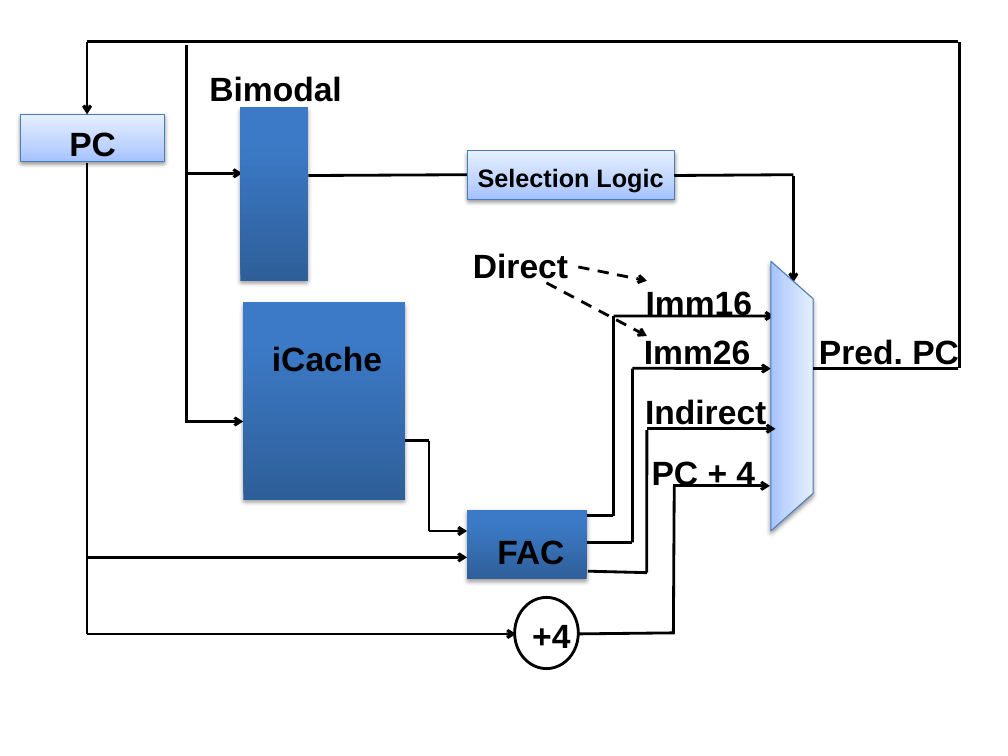
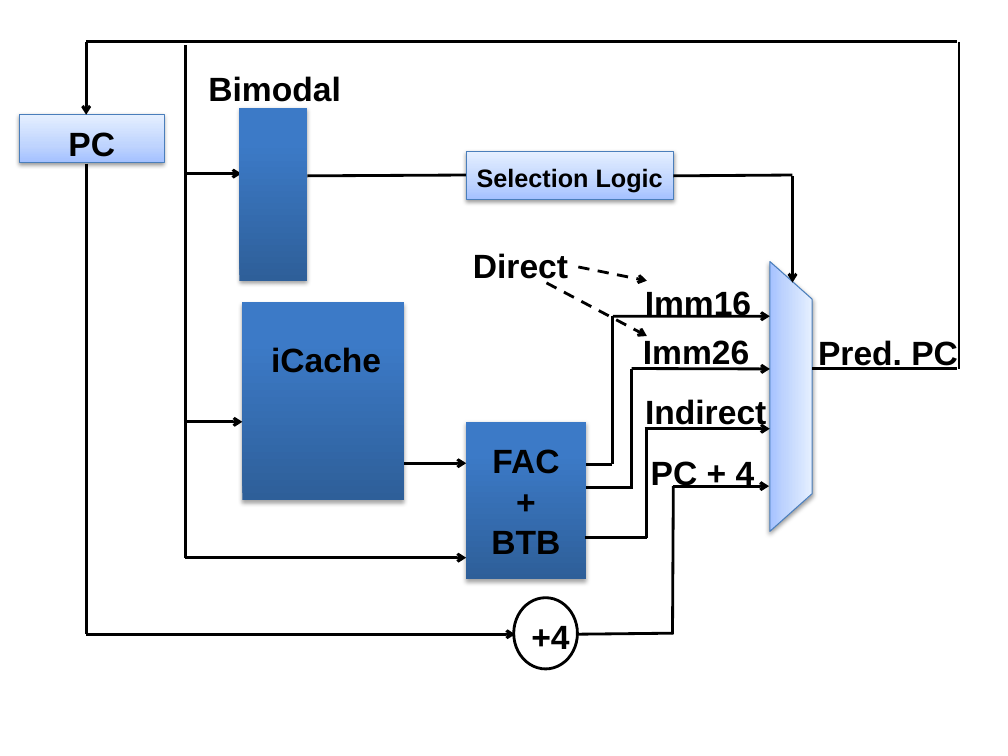
Before and after one commit to peterwudi/di-thesis, a slide deck: slide 1 of Figures/bimodalCP.pptx. Drawn at 1008x756 pixels with LibreOffice and Linux fonts; fonts in the diff are those of the drawing. Boxes give left, top, right and bottom in pixels: in the first picture for what was removed or moved away, otherwise in the second. Text is boxed around its words. In the diff, an @@ line names an element or a change of style, - is before the commit and + after.

```diff
--- a/Figures/bimodalCP.pptx
+++ b/Figures/bimodalCP.pptx
@@ line moved from (186, 44) - (186, 422) to (185, 45) - (185, 557) @@
@@ arrow moved from (614, 316) - (774, 316) to (613, 317) - (770, 317) @@
@@ line moved from (614, 316) - (614, 515) to (613, 317) - (613, 465) @@
@@ line moved from (633, 369) - (632, 542) to (632, 369) - (632, 489) @@
@@ line removed from (405, 440) to (429, 440) @@
@@ line removed from (429, 440) to (429, 531) @@
@@ rectangle "FAC" resized from (x1=467, y1=510, x2=587, y2=580) to (x1=466, y1=421, x2=586, y2=579) @@
@@ text in rectangle at (x1=491, y1=449, x2=560, y2=554): text added @@
+FAC
++
+BTB
@@ arrow moved from (647, 428) - (775, 428) to (645, 428) - (770, 428) @@
@@ line moved from (647, 430) - (647, 573) to (647, 428) - (647, 537) @@
@@ arrow moved from (429, 531) - (467, 531) to (404, 464) - (466, 464) @@
@@ line moved from (587, 516) - (613, 516) to (586, 465) - (612, 465) @@
@@ line moved from (587, 542) - (632, 542) to (587, 488) - (632, 488) @@
@@ line moved from (588, 572) - (647, 573) to (585, 537) - (647, 537) @@
@@ arrow moved from (87, 557) - (467, 557) to (185, 557) - (466, 557) @@
@@ text removed at (x1=497, y1=540, x2=564, y2=565) @@
-FAC
```
Also in this commit, not shown: 17 other files.
